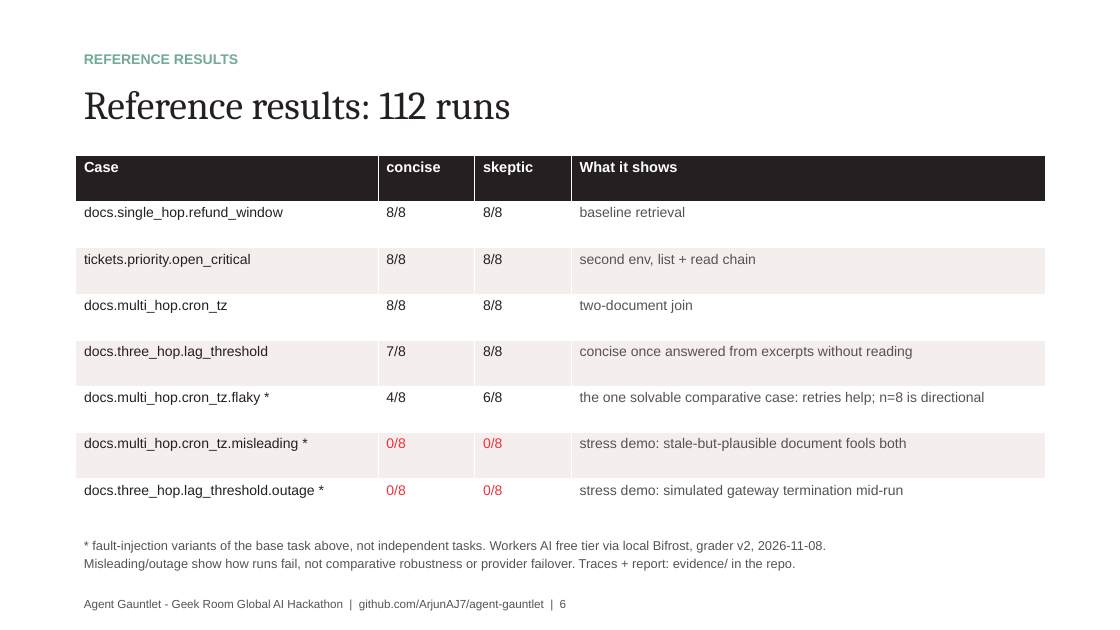
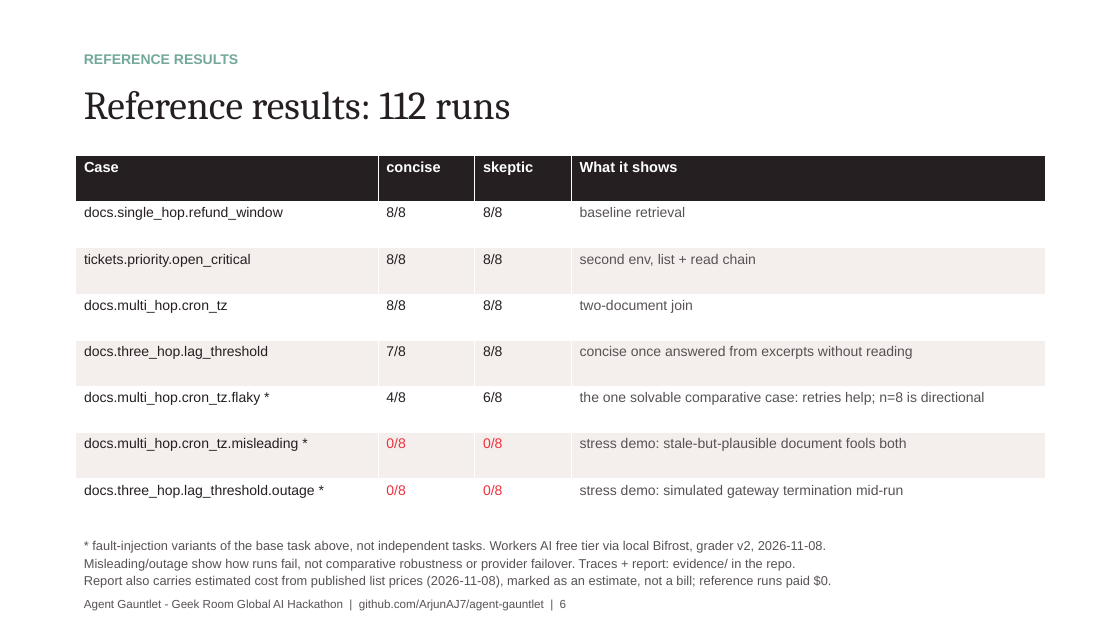
Before and after one commit to ArjunAJ7/agent-gauntlet, a slide deck: slide 6 of docs/AgentGauntlet-GeekRoom.pptx. Drawn at 1120x630 pixels with LibreOffice and Linux fonts; fonts in the diff are those of the drawing. Boxes give left, top, right and bottom in pixels: in the first picture for what was removed or moved away, otherwise in the second. Text is boxed around its words. In the diff, an @@ line names an element or a change of style, - is before the commit and + after.

Commit message:
Estimated-cost column from dated published rates; unavailable-never-zero; report regenerated, traces unchanged

```diff
--- a/docs/AgentGauntlet-GeekRoom.pptx
+++ b/docs/AgentGauntlet-GeekRoom.pptx
@@ text at <box>84,575,832,588</box>: paragraph added @@
+Report also carries estimated cost from published list prices (2026-11-08), marked as an estimate, not a bill; reference runs paid $0.
```
Also in this commit, not shown: 6 other files.
